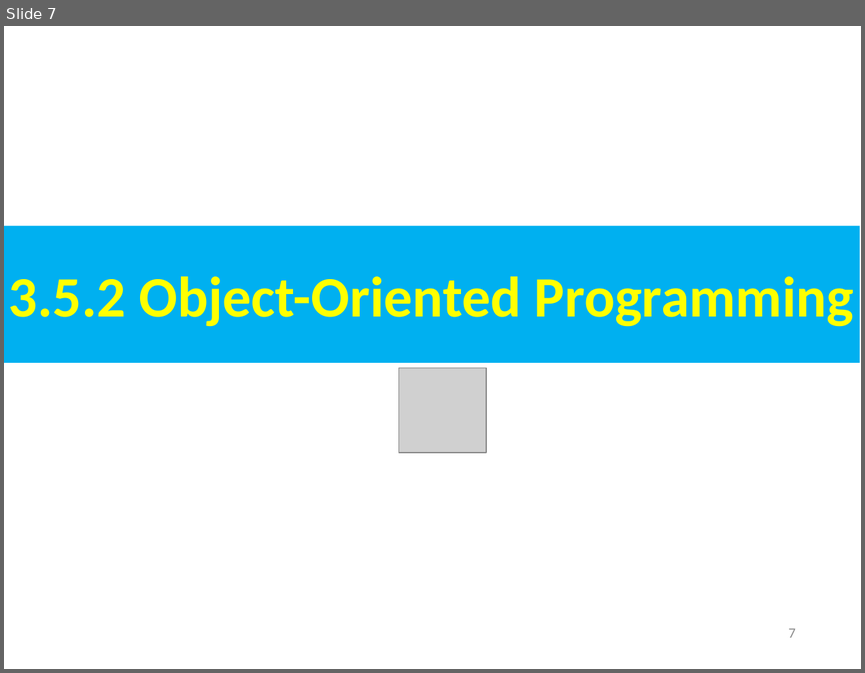
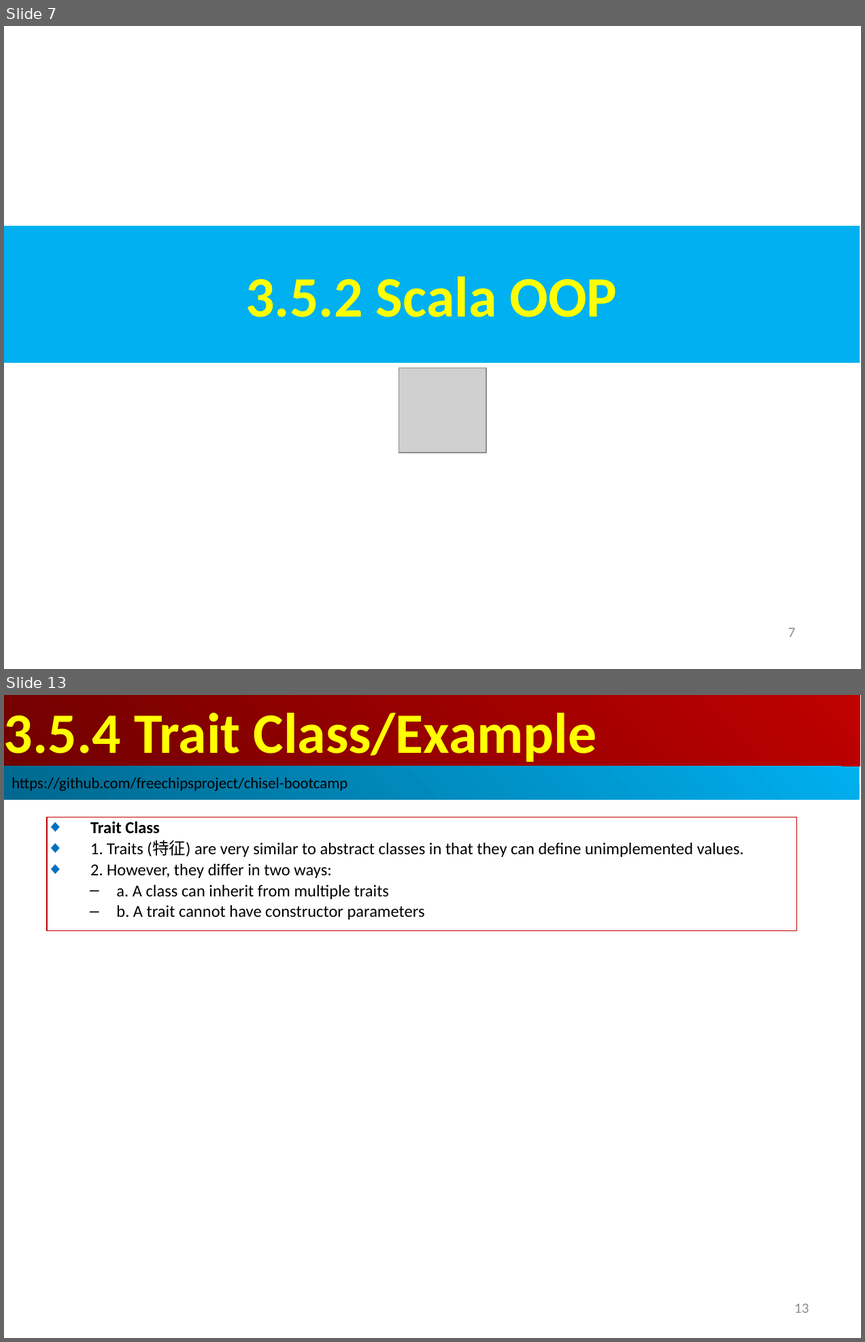
Before and after one commit to peterhchen/AIU_CS800_Chisel, a slide deck: 300_UCB_BC/003.5_OOP/000_Video/003.5_OOP.ppt. Shown one above the other, each under a label of ours: slide 7 before the commit, slides 7 and 13 after it; the slides between them are not shown. The pictures are 865x673 and 865x1342 pixels, drawn with LibreOffice and Linux fonts; fonts in the diff are those of the drawing; grey boxes stand for pictures. Boxes give left, top, right and bottom in pixels: in the first picture for what was removed or moved away, otherwise in the second. Text is boxed around its words. In the diff, an @@ line names an element or a change of style, - is before the commit and + after.

```diff
--- a/300_UCB_BC/003.5_OOP/000_Video/003.5_OOP.ppt
+++ b/300_UCB_BC/003.5_OOP/000_Video/003.5_OOP.ppt
@@ slide 13 added at (x1=4, y1=695, x2=861, y2=1338), background #FFFFFF @@
@@ rectangle added at (x1=4, y1=695, x2=860, y2=766), fill gradient #BF0000 to #710000, 48 pt, text #FFFF00, bold @@
+3.5.4 Trait Class/Example
@@ rectangle added at (x1=4, y1=766, x2=859, y2=800), fill gradient #00AFEF to #00688E, 13 pt, text #000000 @@
+https://github.com/freechipsproject/chisel-bootcamp
@@ rectangle added at (x1=47, y1=817, x2=797, y2=930), outline #C00000 0.74 pt, 14 pt, text #000000 @@
+◆ Trait Class
+◆ 1. Traits (特征) are very similar to abstract classes in that they can define unimplemented values.
+◆ 2. However, they differ in two ways:
+  – a. A class can inherit from multiple traits
+  – b. A trait cannot have constructor parameters
@@ page number added at (x1=794, y1=1303, x2=808, y2=1312), 12 pt, text #8B8B8B @@
+13
@@ slide 7 changed as well @@
@@ text in rectangle at (x1=245, y1=276, x2=617, y2=317): text changed @@
-3.5.2 Object-Oriented Programming
+3.5.2 Scala OOP
```
Also in this commit, not shown: 2 other slides changed, 27 other slides added.
